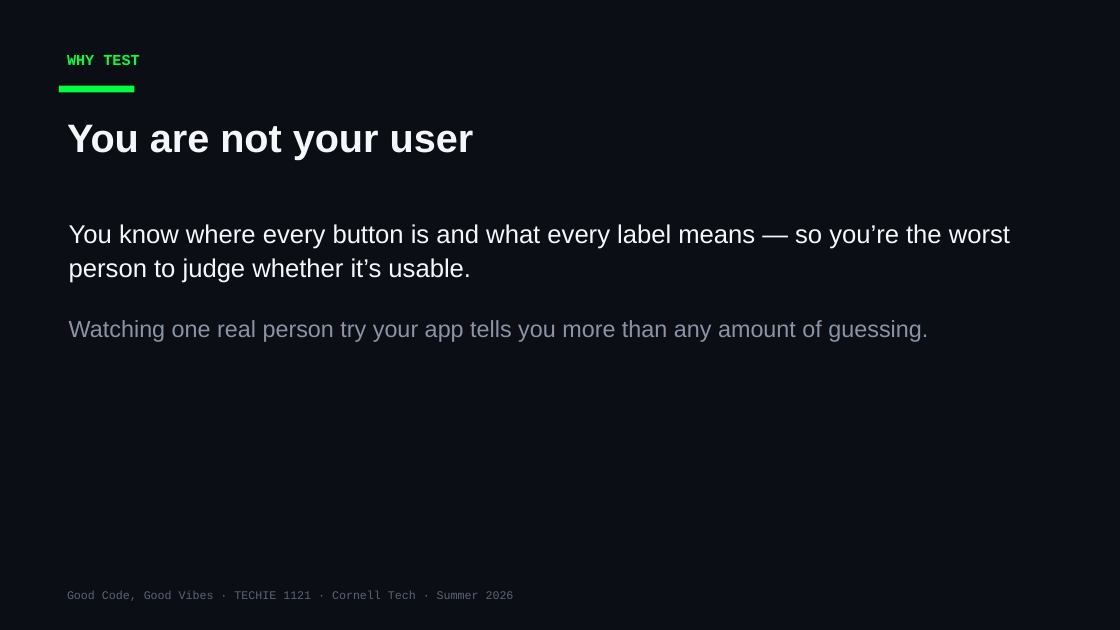
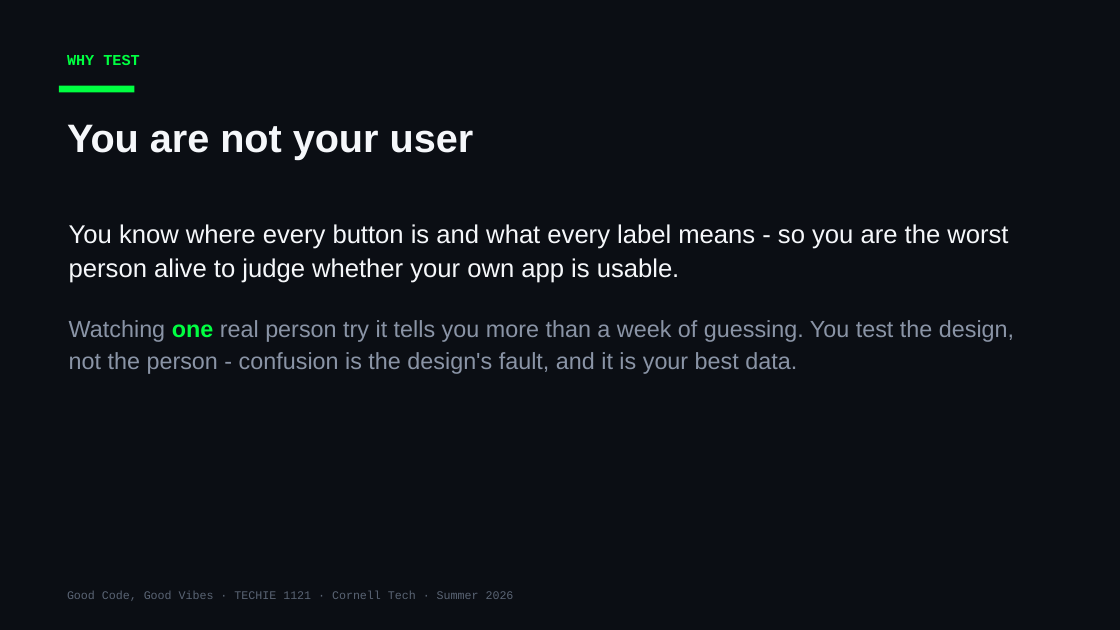
Before and after one commit to Cornell-Tech-Vibe-Coding-Summer-2026/website, a slide deck: slide 3 of slides/Week3-Mon-User-Testing-I.pptx. Drawn at 1120x630 pixels with LibreOffice and Linux fonts; fonts in the diff are those of the drawing. Boxes give left, top, right and bottom in pixels: in the first picture for what was removed or moved away, otherwise in the second. Text is boxed around its words. In the diff, an @@ line names an element or a change of style, - is before the commit and + after.

```diff
--- a/slides/Week3-Mon-User-Testing-I.pptx
+++ b/slides/Week3-Mon-User-Testing-I.pptx
@@ text at box(69, 224, 1014, 374): text changed; size 22 to 20 pt; text colour #F5F7FA to #8A94A6 @@
-You know where every button is and what every label means — so you’re the worst person to judge whether it’s usable.
-Watching one real person try your app tells you more than any amount of guessing.
+You know where every button is and what every label means - so you are the worst person alive to judge whether your own app is usable.
+Watching one real person try it tells you more than a week of guessing. You test the design, not the person - confusion is the design's fault, and it is your best data.
```
Also in this commit, not shown: 4 other slides changed, 10 slides added, 2 slides removed, 2 other files.
